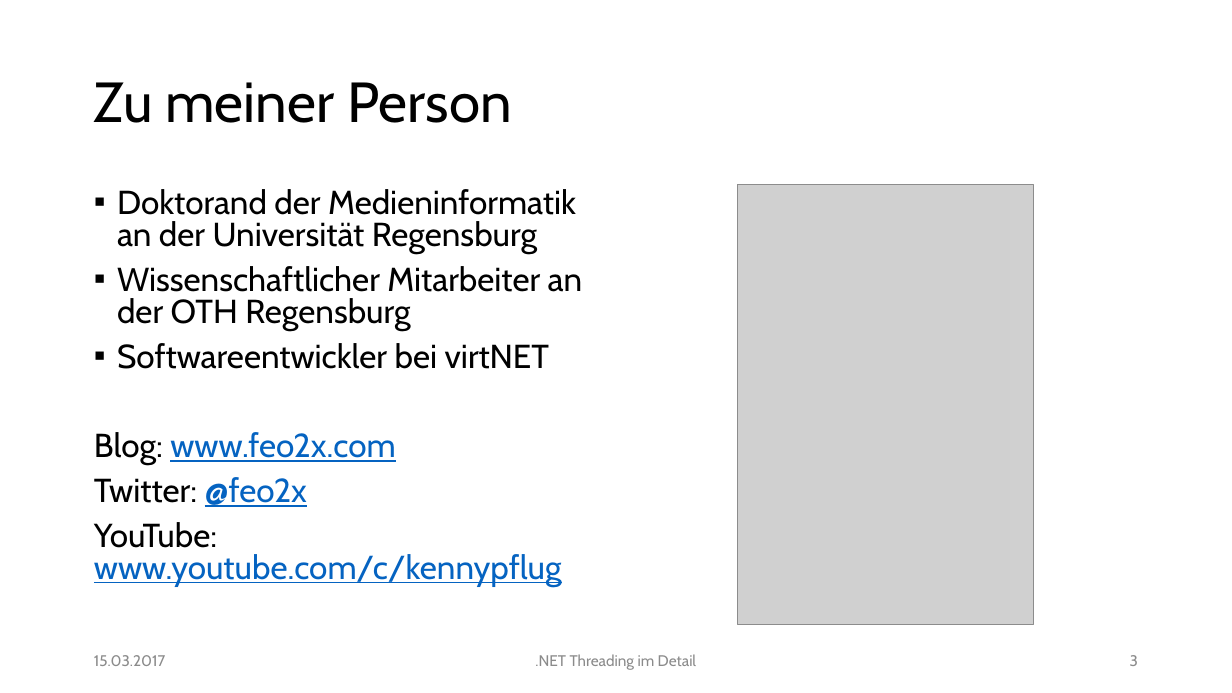
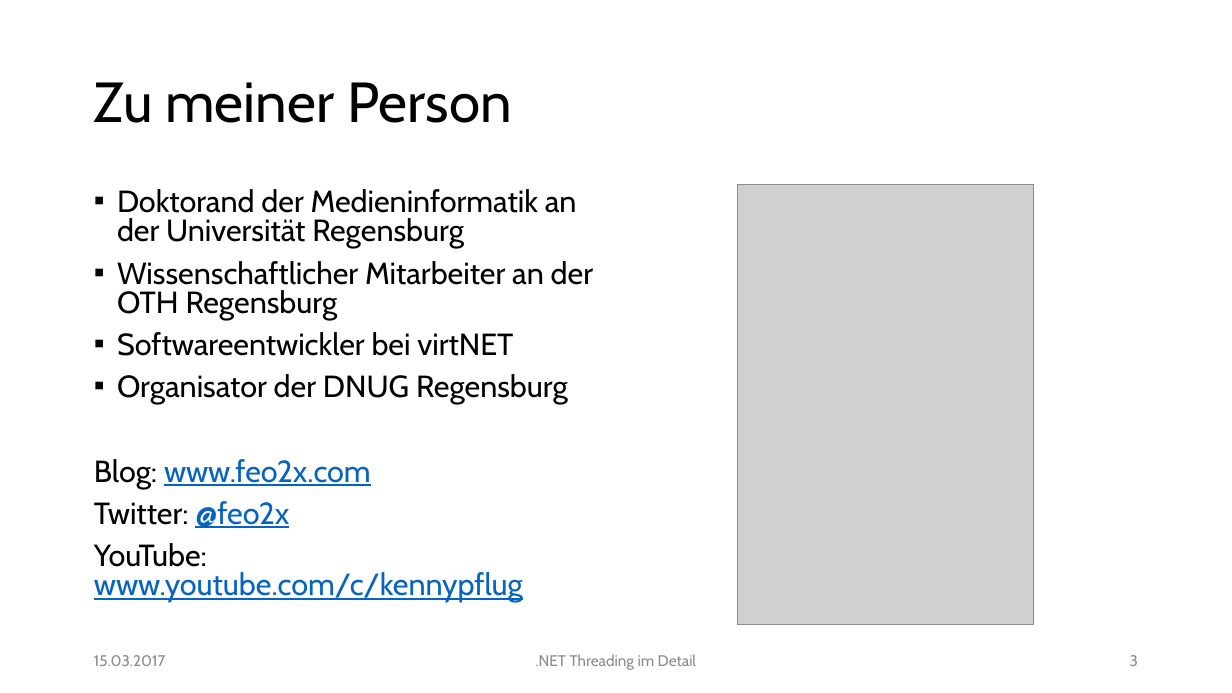
Before and after one commit to feO2x/NetThreadingInDetail, a slide deck: slide 3 of NET Threading im Detail.pptx. Drawn at 1232x693 pixels with LibreOffice and Linux fonts; fonts in the diff are those of the drawing; grey boxes stand for pictures. Boxes give left, top, right and bottom in pixels: in the first picture for what was removed or moved away, otherwise in the second. Text is boxed around its words. In the diff, an @@ line names an element or a change of style, - is before the commit and + after.

Commit message:
updated about-me section in presentation

```diff
--- a/NET Threading im Detail.pptx
+++ b/NET Threading im Detail.pptx
@@ text at (94, 189, 593, 602): size 25.9 to 23.8 pt in "Doktorand der Medieninformatik an der Universität Regensburg", "Wissenschaftlicher Mitarbeiter an der OTH Regensburg", "Softwareentwickler bei virtNET", "Blog: www.feo2x.com" and 2 more places @@
@@ text at (117, 374, 568, 404): paragraph added @@
+▪ Organisator der DNUG Regensburg
```
